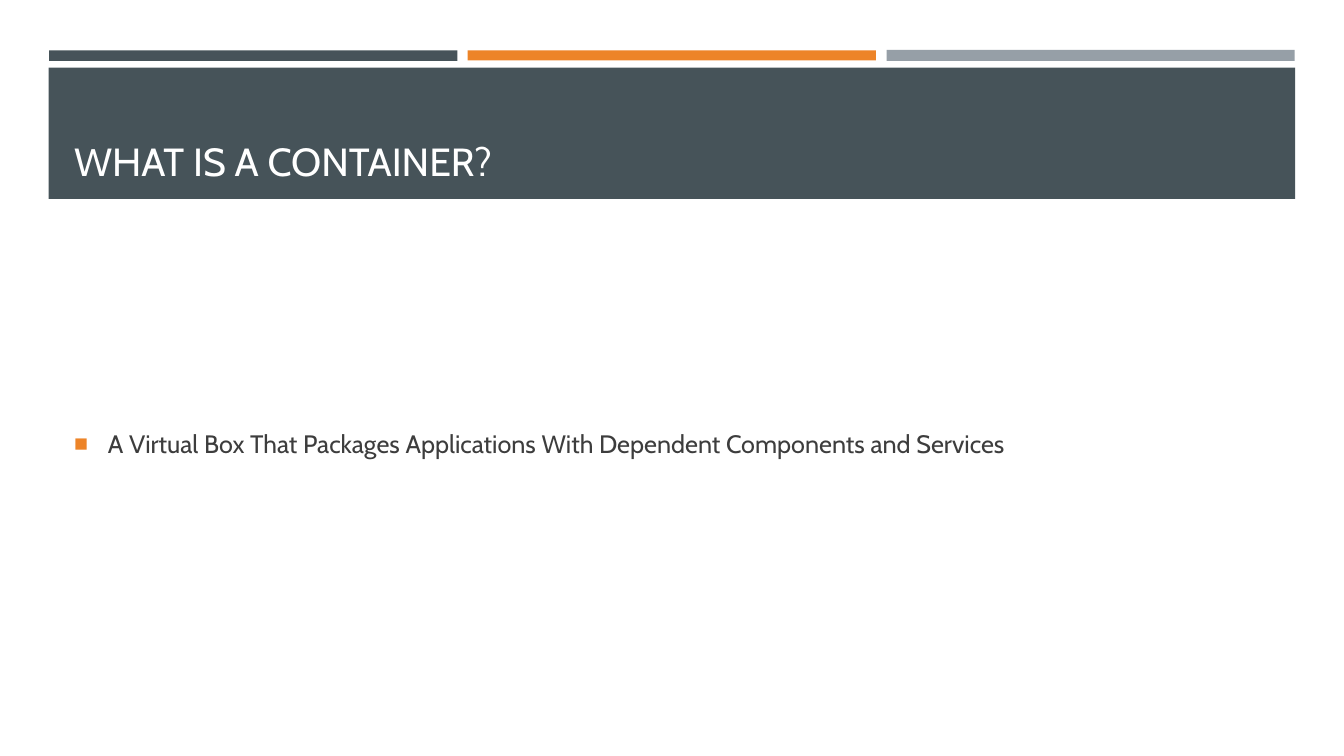
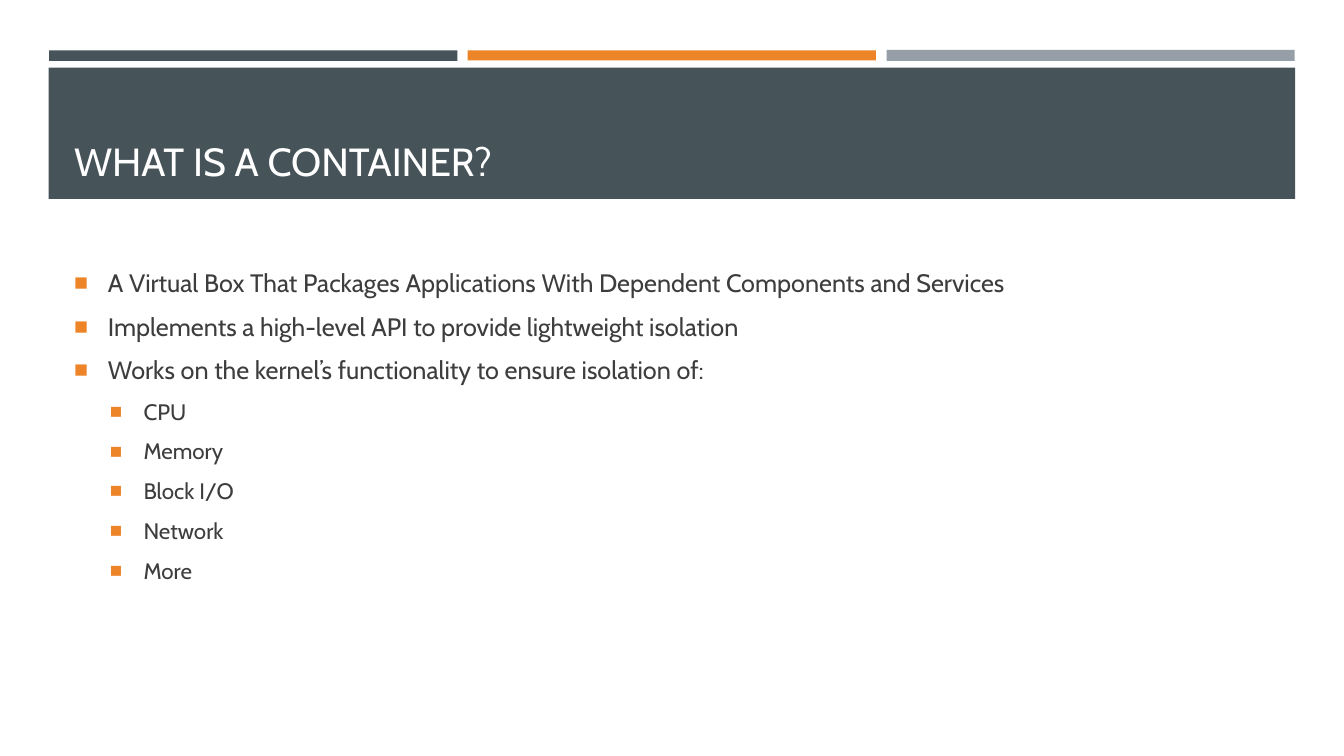
Before and after one commit to EnterpriseProductsLP/introduction-to-docker, a slide deck: slide 22 of presentation/presentation.pptx. Drawn at 1344x756 pixels with LibreOffice and Linux fonts; fonts in the diff are those of the drawing. Boxes give left, top, right and bottom in pixels: in the first picture for what was removed or moved away, otherwise in the second. Text is boxed around its words. In the diff, an @@ line names an element or a change of style, - is before the commit and + after.

Commit message:
Added 'A look at containers' section to presentation.

```diff
--- a/presentation/presentation.pptx
+++ b/presentation/presentation.pptx
@@ text at [108,317,738,579]: paragraphs added @@
+■ Implements a high-level API to provide lightweight isolation
+■ Works on the kernel’s functionality to ensure isolation of:
+  ■ CPU
+  ■ Memory
+  ■ Block I/O
+  ■ Network
+  ■ More
```
Also in this commit, not shown: 1 slide added.
